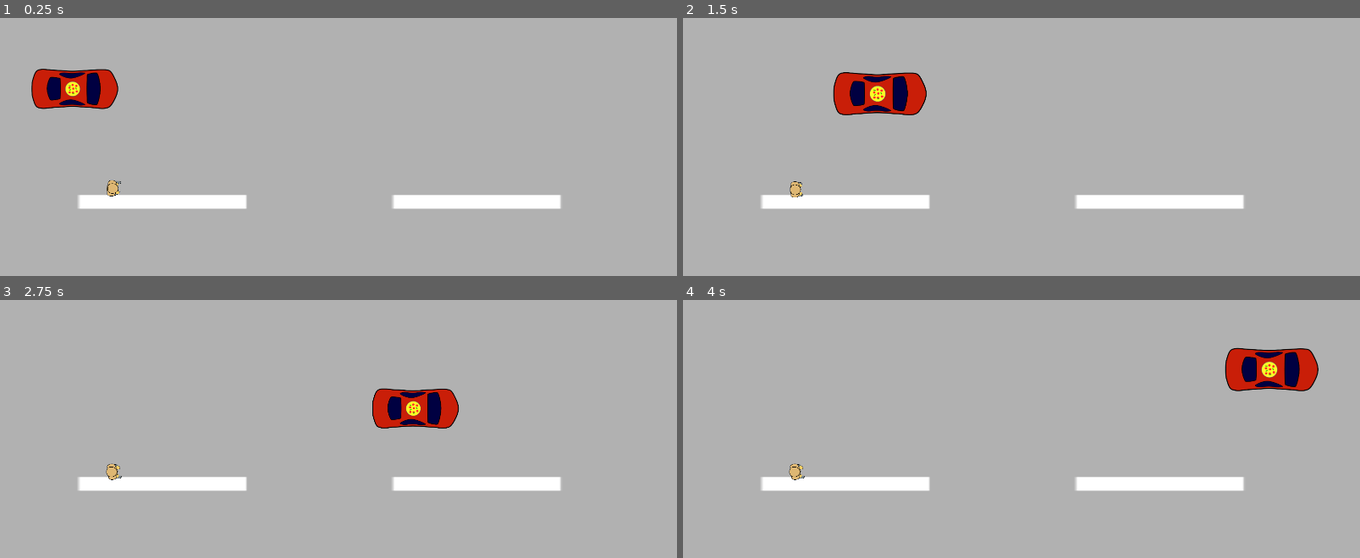
Above: before the commit, frames 1-4 (two rows, left to right).
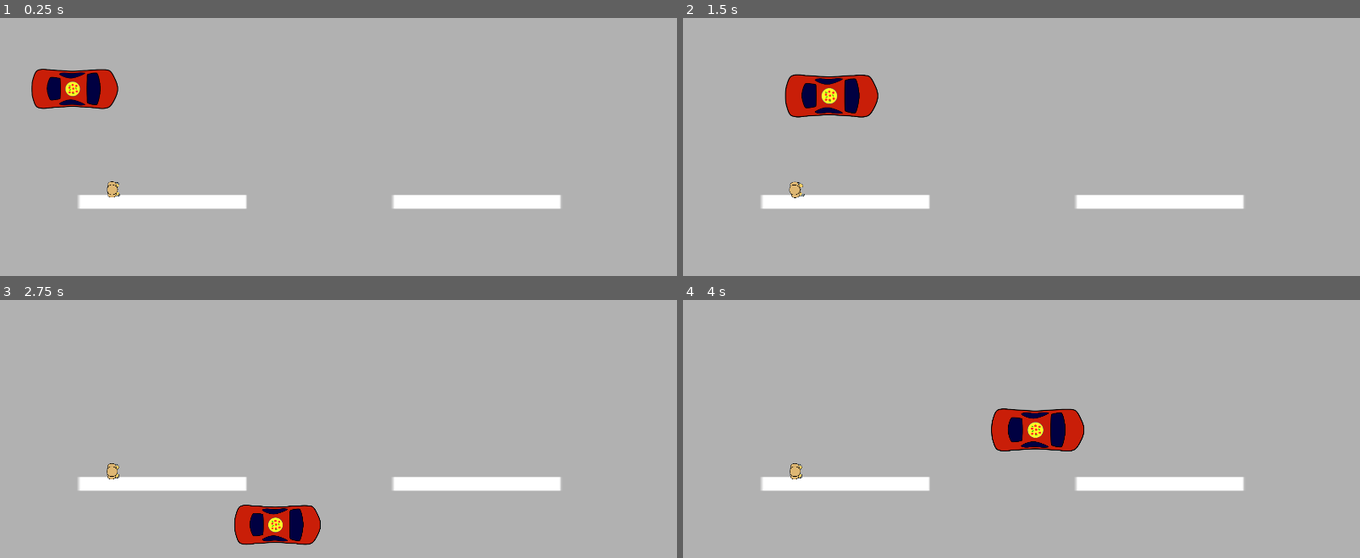
Above: after the commit, the same moments.

Repository: TheNeoGameFactory/Trijam-67-Disco-Pizza-Service
Game: Godot game, scene res://Scenes/Demo Level/Demo Level.tscn
Two runs of this game, one before a commit and one after it. Both use one fixed random seed, a clock stepped at 60 frames per second and the inputs below. The project has no main scene, so this scene is started directly.
Inputs (mouse positions are in pixels of both pictures, inside the frame that each line leads up to):
- Up to frame 1 (0.25 s): no input
- Up to frame 2 (1.5 s): move the mouse to (757, 90) at 0.52 s; hold Right (car_right) 0.53-1.28 s; click (757, 90) at 0.67 s; move the mouse to (886, 226) at 1.27 s; hold Down (car_down) from 1.28 s (still down)
- Up to frame 3 (2.75 s): move the mouse to (406, 405) at 2.02 s; release Down (car_down) at 2.03 s; hold Right (car_right) from 2.03 s (still down)
- Up to frame 4 (4 s): move the mouse to (outside the picture) at 2.77 s; release Right (car_right) at 2.78 s; hold Up (car_up) 2.78-3.53 s; click (outside the picture) at 2.92 s; move the mouse to (1224, 547) at 3.52 s; hold Left (car_left) from 3.53 s (still down)

The runs differ from the first frame. In frame 1, less than 0.1% of the frame differs, in the area x 15-18%, y 62-70%; in frame 2, 2.9%; in frame 3, 3.7%; in frame 4, 4.3%, in the area x 15-94%, y 18-70%.

Commit message:
Steuerung angepasst, gegner Kollision

Diff:
--- a/Disco Pizza Service/Scenes/Car/PizzaCar.tscn
+++ b/Disco Pizza Service/Scenes/Car/PizzaCar.tscn
@@ -25,7 +25,7 @@
 extents = Vector2( 120, 240 )
 
 [node name="Car" type="KinematicBody2D"]
-position = Vector2( 502.152, 292.08 )
+position = Vector2( 5.61655, 16.851 )
 script = ExtResource( 1 )
 
 [node name="sprite" type="AnimatedSprite" parent="."]
--- a/Disco Pizza Service/Scenes/Enemys/Enemy.tscn
+++ b/Disco Pizza Service/Scenes/Enemys/Enemy.tscn
@@ -30,11 +30,18 @@
 "speed": 7.0
 } ]
 
-[node name="Enemy" type="Node2D"]
-position = Vector2( 474, 266 )
+[sub_resource type="RectangleShape2D" id=6]
+extents = Vector2( 184, 200 )
+
+[node name="Enemy" type="KinematicBody2D"]
+position = Vector2( 0, 10 )
 
 [node name="AnimatedSprite" type="AnimatedSprite" parent="."]
 position = Vector2( 0, 2 )
 frames = SubResource( 5 )
 animation = "Walk"
+frame = 1
 playing = true
+
+[node name="CollisionShape2D" type="CollisionShape2D" parent="."]
+shape = SubResource( 6 )
--- a/Disco Pizza Service/Scripts/Car/car.gd
+++ b/Disco Pizza Service/Scripts/Car/car.gd
@@ -27,15 +27,17 @@
 
 func apply_movement(acceleration):
 	motion += acceleration
-	motion.y *= 0.9
 	motion = motion.clamped(MAX_SPEED)
+	print (motion)
 
 func _physics_process(delta):
 	var axis = get_input_axis()
 	if axis == Vector2.ZERO:
-		apply_friction(ACCELERATION * delta)
+		apply_friction(500 * delta)
 	else:
+		apply_friction(500 * delta)
 		apply_movement(axis * ACCELERATION  * delta)
+
 #	if (motion.x < 1 && motion.x > -1):
 #		motion.y = motion.x
 	motion = move_and_slide(motion)
Not shown: 1 places in Disco Pizza Service/Scenes/Enemys/Enemy.tscn that only renumber resources
